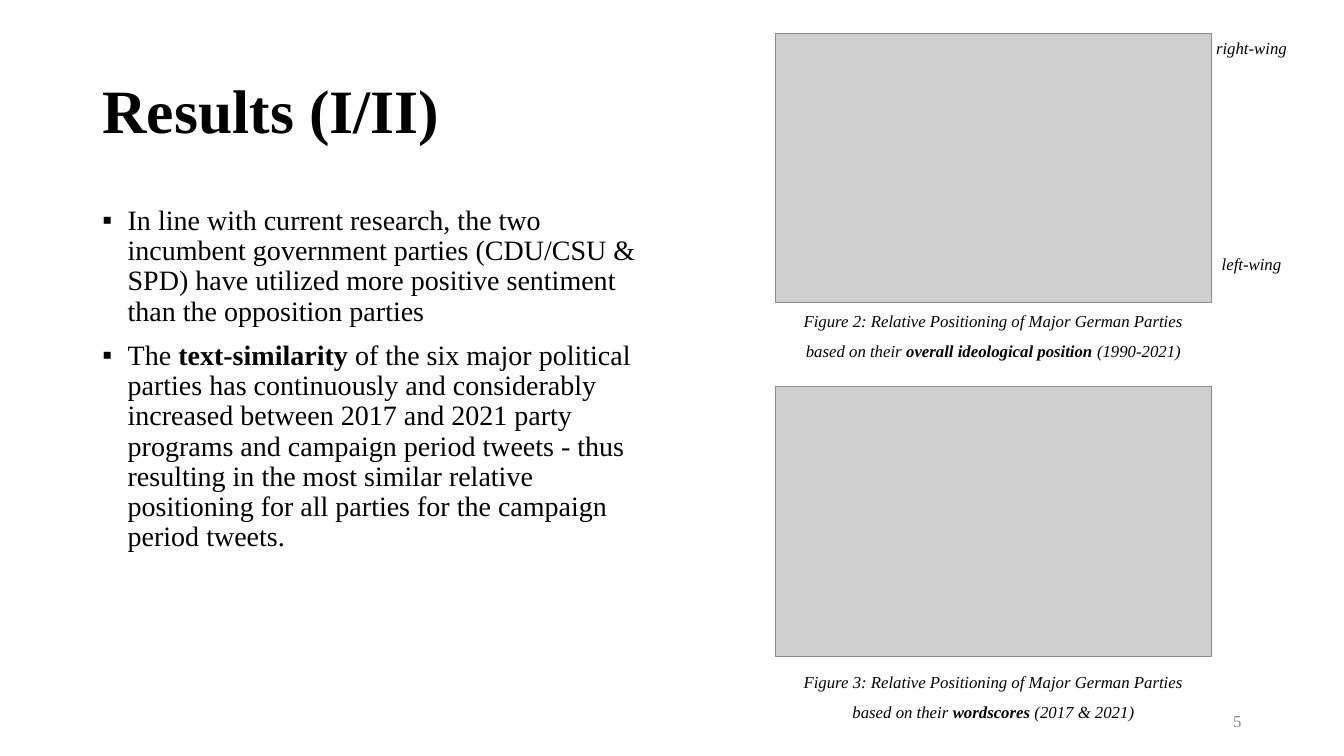
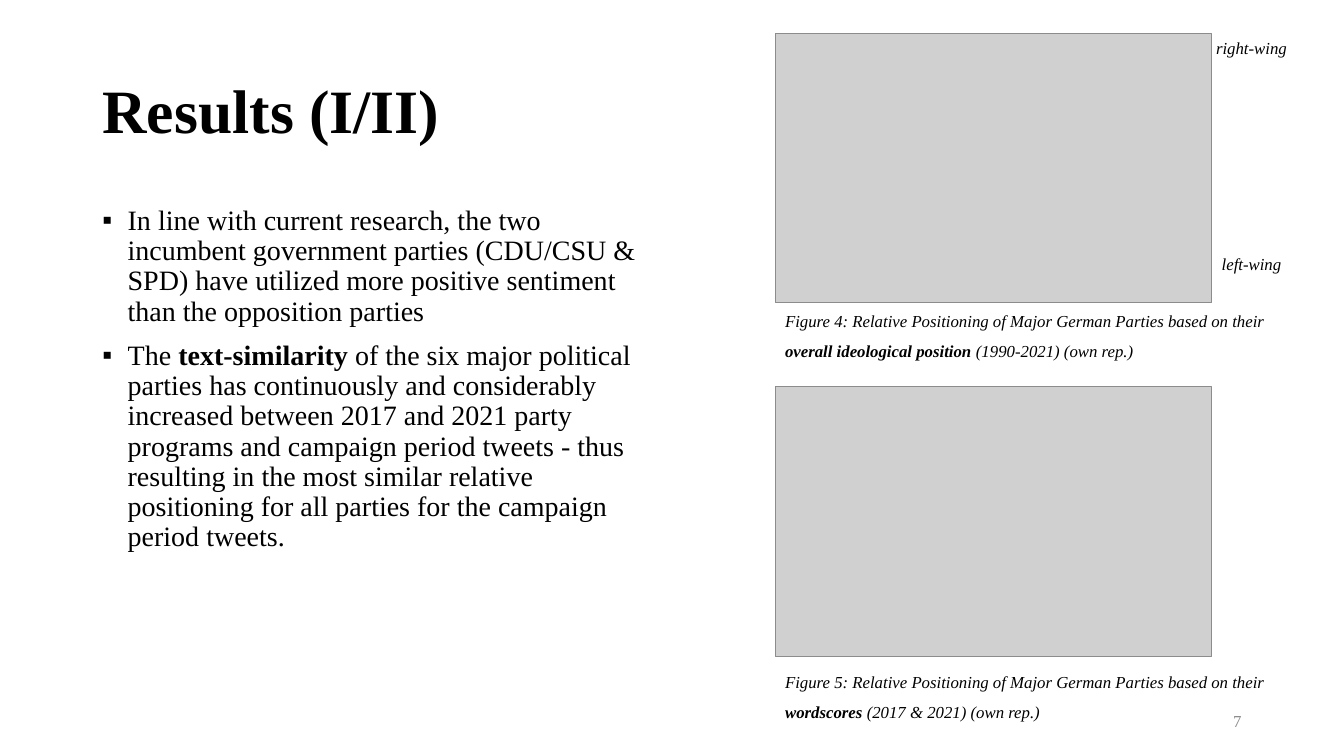
Before and after one commit to philippklaeger/Gaining-The-Competitive-Edge, a slide deck: slide 7 of thesis/Short Presentation.pptx (slide 5 before the commit). Drawn at 1344x756 pixels with LibreOffice and Linux fonts; fonts in the diff are those of the drawing; grey boxes stand for pictures. Boxes give left, top, right and bottom in pixels: in the first picture for what was removed or moved away, otherwise in the second. Text is boxed around its words. In the diff, an @@ line names an element or a change of style, - is before the commit and + after.

```diff
--- a/thesis/Short Presentation.pptx
+++ b/thesis/Short Presentation.pptx
@@ text at [785,315,1264,361]: text changed @@
-Figure 2: Relative Positioning of Major German Parties based on their overall ideological position (1990-2021)
+Figure 4: Relative Positioning of Major German Parties based on their overall ideological position (1990-2021) (own rep.)
@@ text at [785,676,1264,722]: text changed @@
-Figure 3: Relative Positioning of Major German Parties based on their wordscores (2017 & 2021)
+Figure 5: Relative Positioning of Major German Parties based on their wordscores (2017 & 2021) (own rep.)
@@ page number at [1233,716,1241,727]: text changed @@
-5
+7
```
Also in this commit, not shown: 4 other slides changed, 4 slides added, 2 other files.
